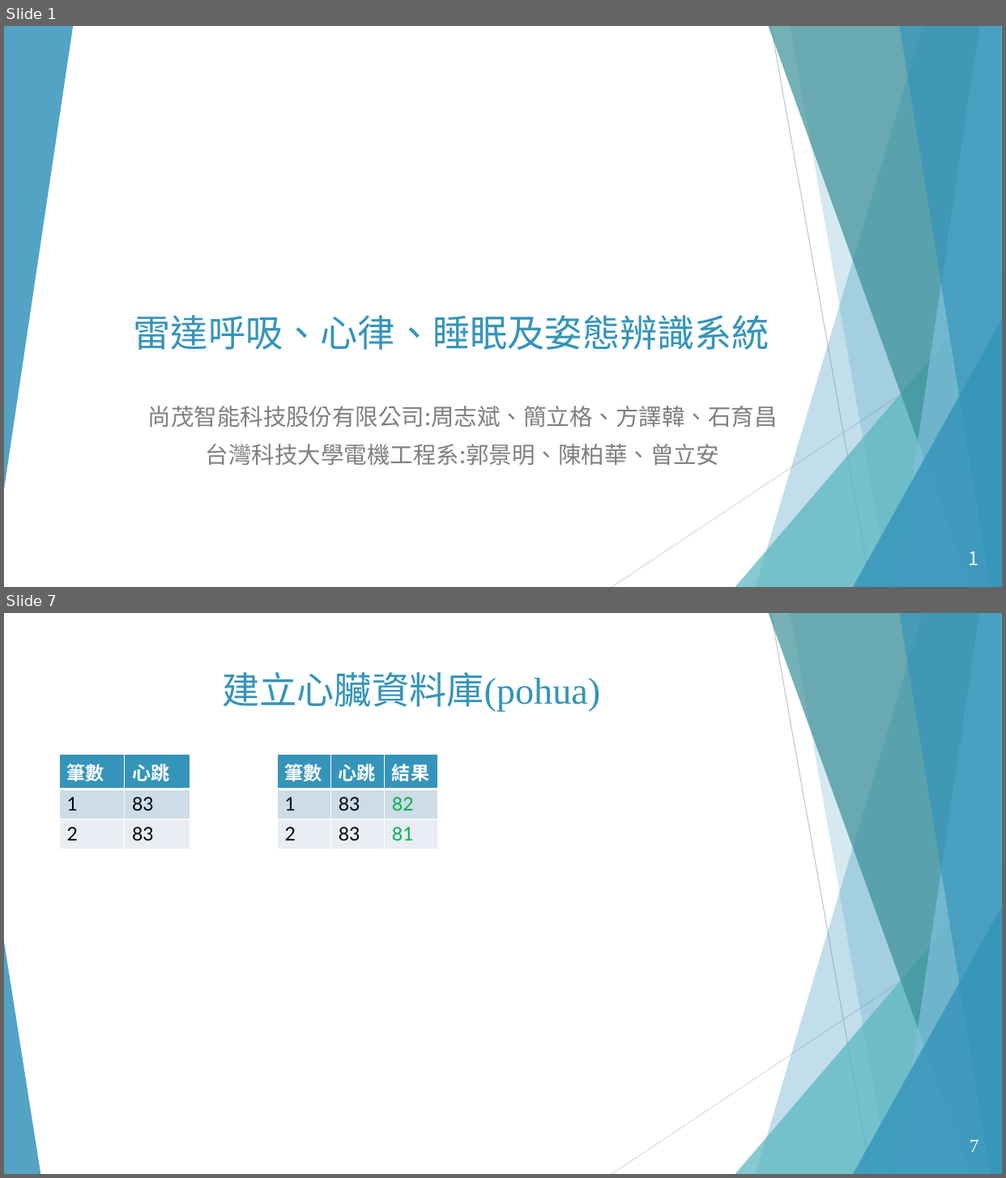
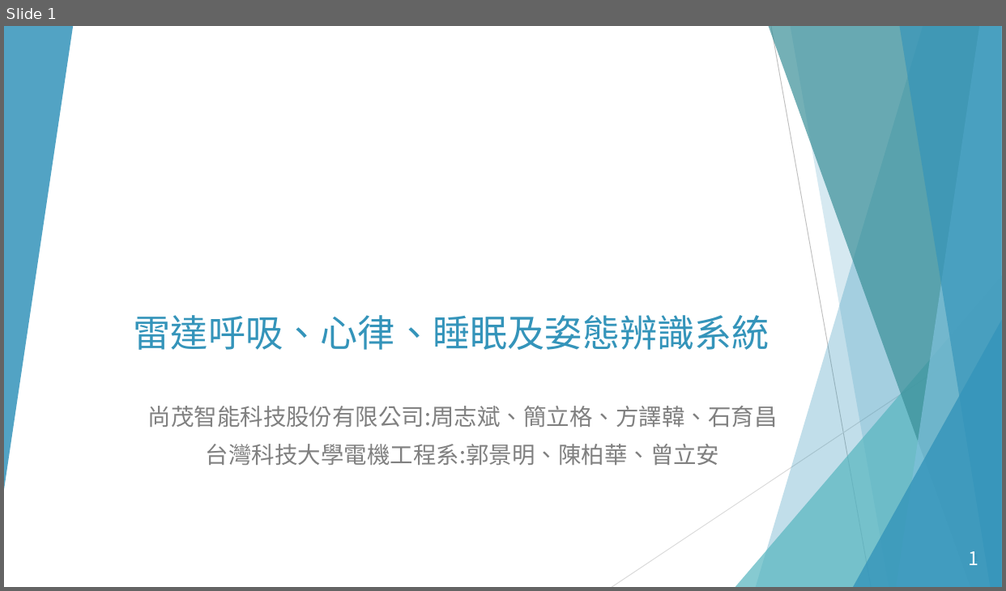
Before and after one commit to ananzeng/mmwave_vsd, a slide deck: 資料庫分析.pptx. Shown one above the other, each under a label of ours: slides 1 and 7 before the commit, slide 1 after it; the slides between them are not shown. The pictures are 1006x1178 and 1006x591 pixels, drawn with LibreOffice and Linux fonts; fonts in the diff are those of the drawing; background and template pictures are left out. Boxes give left, top, right and bottom in pixels: in the first picture for what was removed or moved away, otherwise in the second. Text is boxed around its words. In the diff, an @@ line names an element or a change of style, - is before the commit and + after.

```diff
--- a/資料庫分析.pptx
+++ b/資料庫分析.pptx
@@ slide 7 removed at [4, 613, 1002, 1174], background #FFFFFF; not listed: 10 template elements that a slide beside it also shows @@
@@ title removed at [222, 672, 600, 712] @@
-建立心臟資料庫(pohua)
@@ table removed at [59, 755, 189, 845], 3 rows, 2 columns @@
-筆數 | 心跳
-1 | 83
-2 | 83
@@ table removed at [277, 755, 439, 845], 3 rows, 3 columns @@
-筆數 | 心跳 | 結果
-1 | 83 | 82
-2 | 83 | 81
@@ triangle removed at [4, 942, 40, 1174] @@
@@ page number removed at [974, 1140, 979, 1150] @@
-7
```
Also in this commit, not shown: 11 slides changed, 2 other slides removed, 4 other files.
